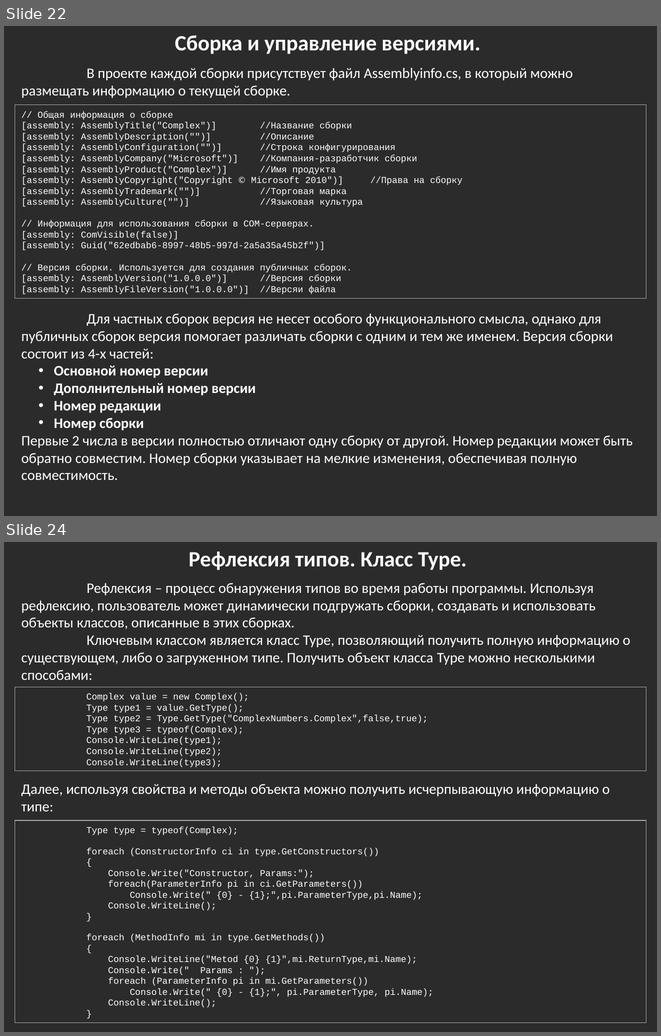
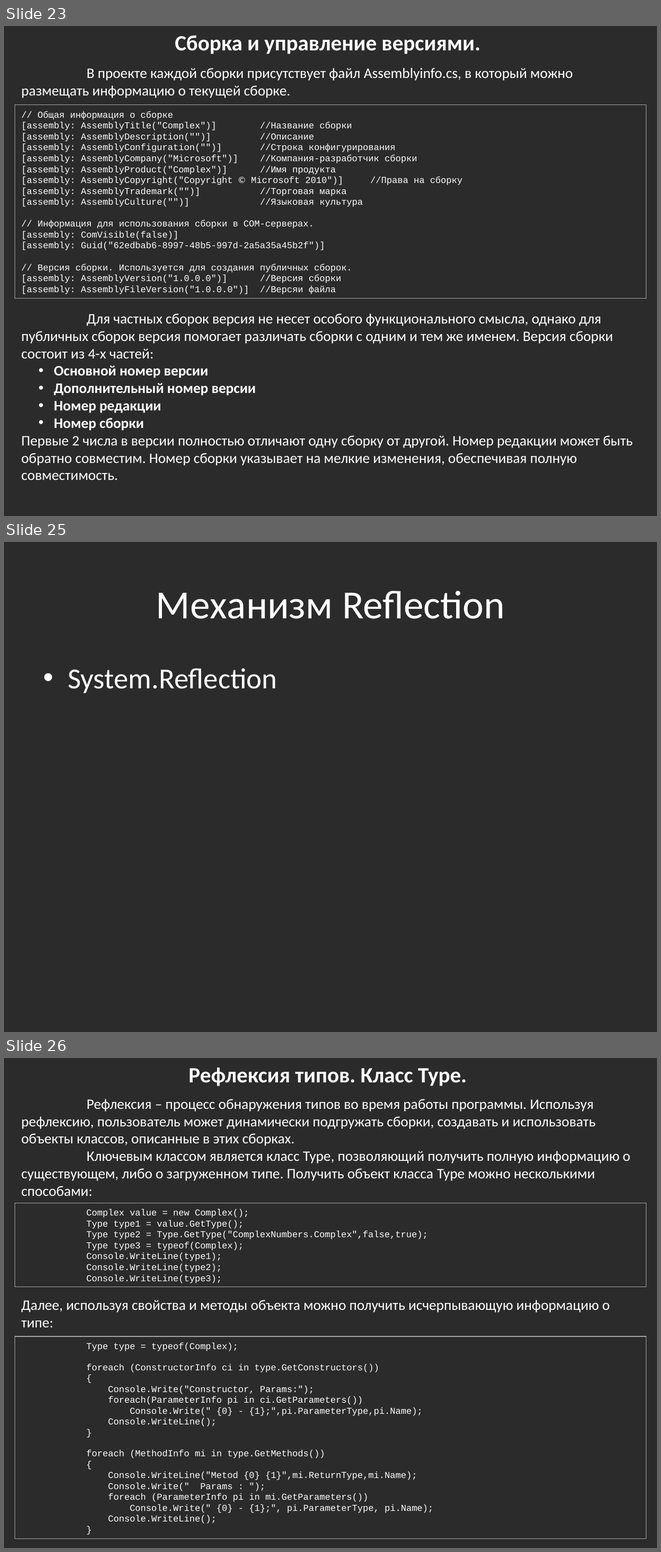
Before and after one commit to bazile/Training, a slide deck: Presentation/lesson-07-reflection.pptx. Shown one above the other, each under a label of ours: slides 22 and 24 before the commit, slides 23, 25 and 26 after it; the slides between them are not shown. The pictures are 661x1036 and 661x1552 pixels, drawn with LibreOffice and Linux fonts; fonts in the diff are those of the drawing; background and template pictures are left out; a plain dark background stands for a picture behind light text. Boxes give left, top, right and bottom in pixels: in the first picture for what was removed or moved away, otherwise in the second. Text is boxed around its words. In the diff, an @@ line names an element or a change of style, - is before the commit and + after.

```diff
--- a/Presentation/lesson-07-reflection.pptx
+++ b/Presentation/lesson-07-reflection.pptx
@@ slide 25 added at [4,542,657,1032], background picture (left out) @@
@@ title added at [156,591,505,619], 44 pt, text #FFFFFF @@
+Механизм Reflection
@@ text added at [68,668,277,693], 32 pt, text #FFFFFF @@
+• System.Reflection
@@ what was slide 22 is now slide 23 @@
@@ what was slide 24 is now slide 26 @@
```
Also in this commit, not shown: 2 slides changed, 1 other slide added, 1 other file.
